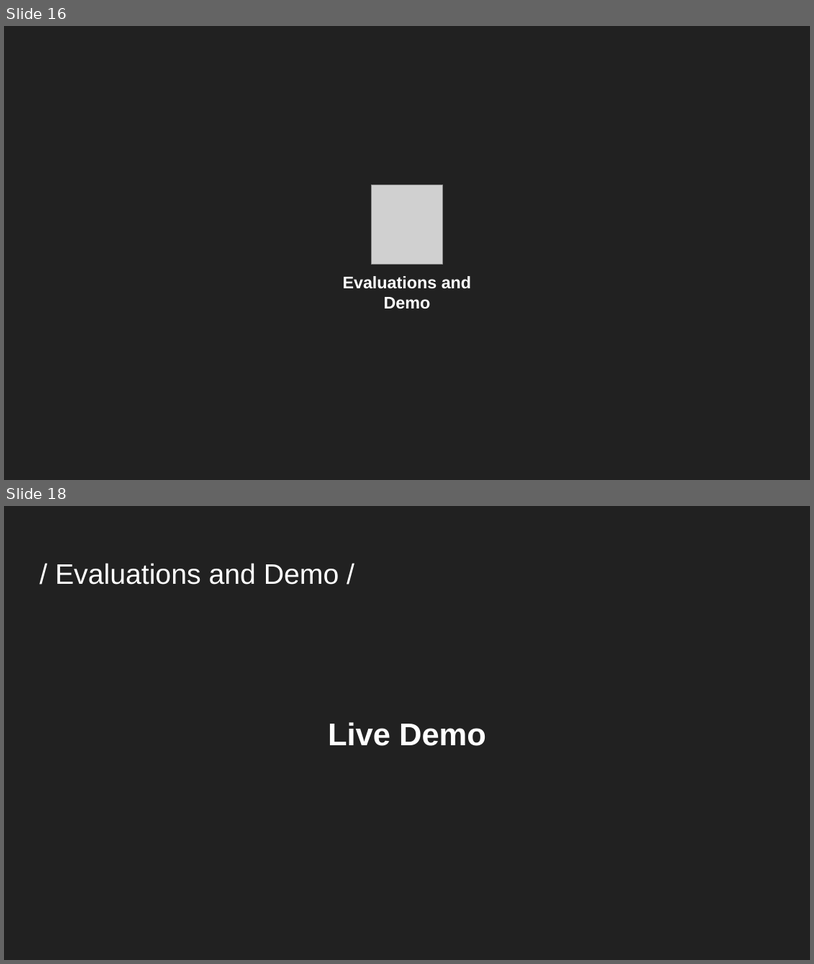
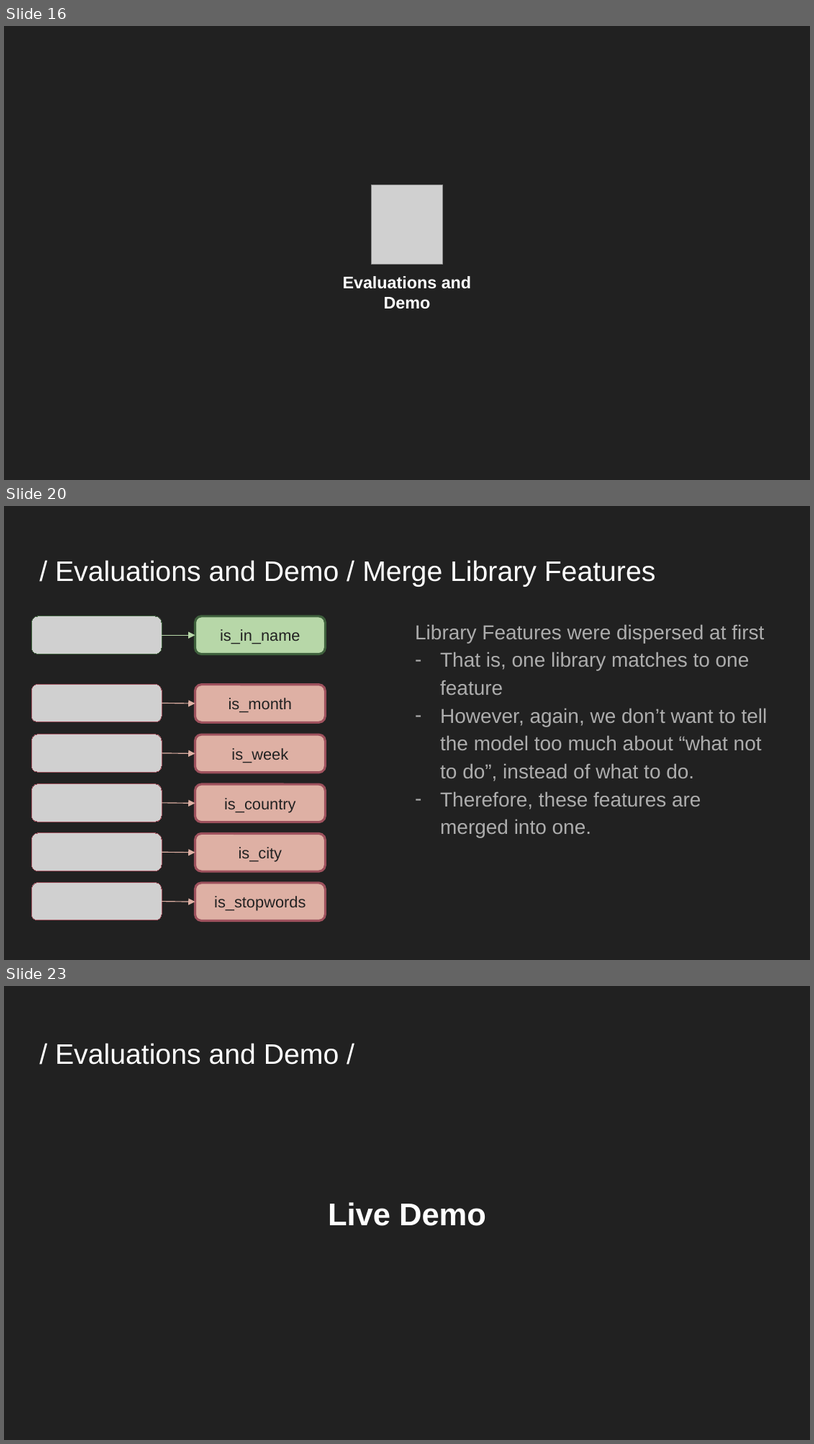
Before and after one commit to YanzhenHuang/CISC3025-Name-Entity, a slide deck: CISC3025-Project3-Presentation.pptx. Shown one above the other, each under a label of ours: slides 16 and 18 before the commit, slides 16, 20 and 23 after it; the slides between them are not shown. The pictures are 814x964 and 814x1444 pixels, drawn with LibreOffice and Linux fonts; fonts in the diff are those of the drawing; grey boxes stand for pictures. Boxes give left, top, right and bottom in pixels: in the first picture for what was removed or moved away, otherwise in the second. Text is boxed around its words. In the diff, an @@ line names an element or a change of style, - is before the commit and + after.

```diff
--- a/CISC3025-Project3-Presentation.pptx
+++ b/CISC3025-Project3-Presentation.pptx
@@ slide 20 added at [4, 506, 810, 960], background #212121 @@
@@ title added at [55, 560, 656, 587], 25.2 pt, text #FFFFFF @@
+/ Evaluations and Demo / Merge Library Features
@@ picture added at [31, 616, 161, 654] @@
@@ arrow added from (162, 635) to (195, 635), #B7D7A8 0.75 pt @@
@@ rounded rectangle added at [195, 616, 325, 654], fill #B7D7A8, outline #3F613D 2 pt, 14 pt, text #212121 @@
+is_in_name
@@ text added at [415, 624, 768, 837], 18 pt, text #ADADAD @@
+Library Features were dispersed at first
+– That is, one library matches to one feature
+– However, again, we don’t want to tell the model too much about “what not to do”, instead of what to do.
+– Therefore, these features are merged into one.
@@ picture added at [31, 685, 161, 722] @@
@@ rounded rectangle added at [195, 685, 325, 722], fill #DEB0A4, outline #9E515D 2 pt, 14 pt, text #212121 @@
+is_month
@@ arrow added from (162, 703) to (195, 703), #DEB0A4 0.75 pt @@
@@ picture added at [31, 734, 161, 772] @@
@@ rounded rectangle added at [195, 734, 325, 772], fill #DEB0A4, outline #9E515D 2 pt, 14 pt, text #212121 @@
+is_week
@@ arrow added from (162, 753) to (195, 754), #DEB0A4 0.75 pt @@
@@ picture added at [31, 783, 161, 821] @@
@@ rounded rectangle added at [195, 784, 325, 822], fill #DEB0A4, outline #9E515D 2 pt, 14 pt, text #212121 @@
+is_country
@@ arrow added from (162, 803) to (195, 803), #DEB0A4 0.75 pt @@
@@ picture added at [31, 833, 161, 870] @@
@@ rounded rectangle added at [195, 834, 325, 871], fill #DEB0A4, outline #9E515D 2 pt, 14 pt, text #212121 @@
+is_city
@@ arrow added from (162, 852) to (195, 852), #DEB0A4 0.75 pt @@
@@ picture added at [31, 882, 161, 920] @@
@@ rounded rectangle added at [195, 883, 325, 921], fill #DEB0A4, outline #9E515D 2 pt, 14 pt, text #212121 @@
+is_stopwords
@@ arrow added from (162, 901) to (195, 901), #DEB0A4 0.75 pt @@
@@ what was slide 18 is now slide 23 @@
```
Also in this commit, not shown: 2 slides changed, 4 other slides added, 1 other file.
